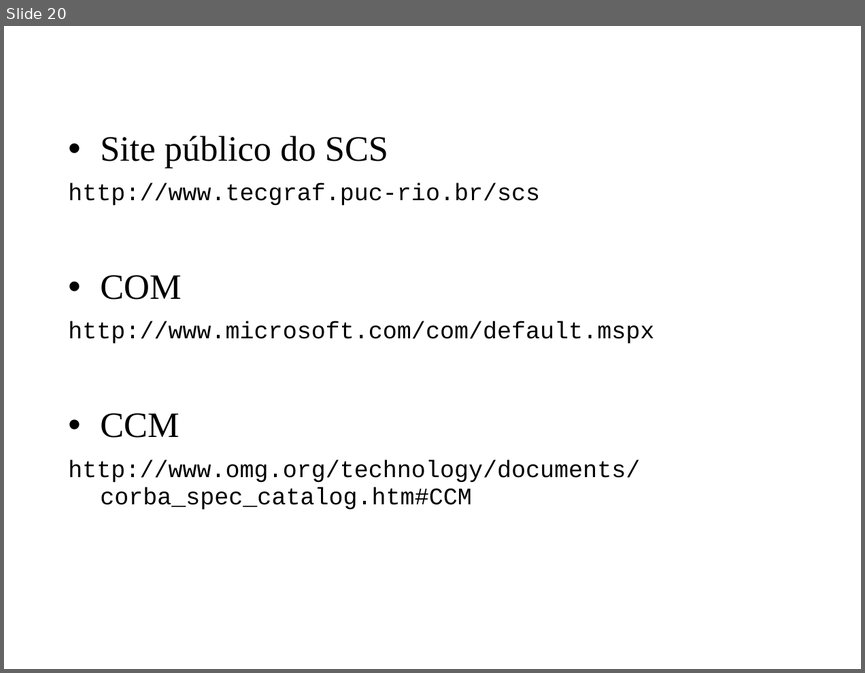
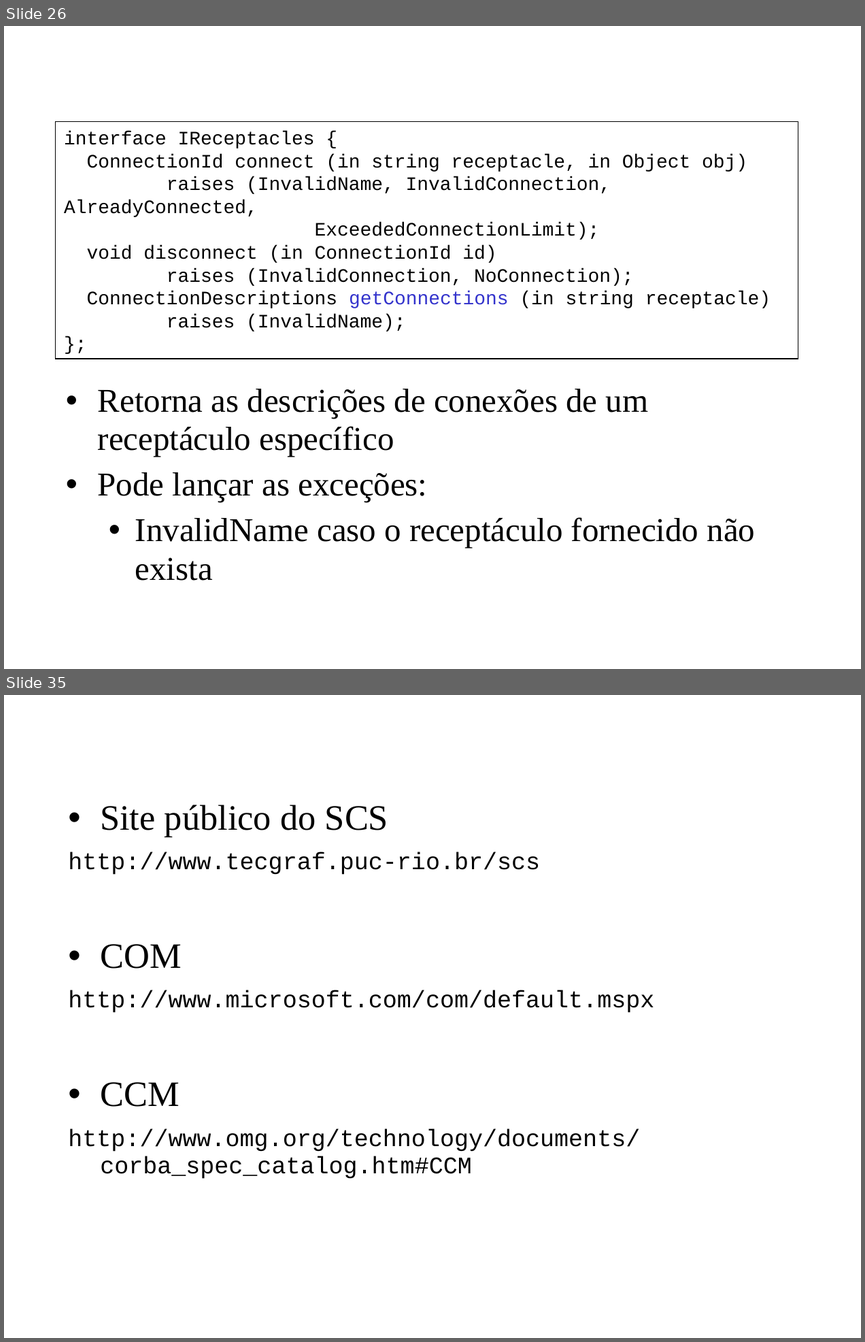
Before and after one commit to amadeubarbosa/openbus-core, a slide deck: docs/cursos/developer/7.SCS.ppt. Shown one above the other, each under a label of ours: slide 20 before the commit, slides 26 and 35 after it; the slides between them are not shown. The pictures are 865x673 and 865x1342 pixels, drawn with LibreOffice and Linux fonts; fonts in the diff are those of the drawing; background and template pictures are left out. Boxes give left, top, right and bottom in pixels: in the first picture for what was removed or moved away, otherwise in the second. Text is boxed around its words. In the diff, an @@ line names an element or a change of style, - is before the commit and + after.

```diff
--- a/docs/cursos/developer/7.SCS.ppt
+++ b/docs/cursos/developer/7.SCS.ppt
@@ slide 26 added at bbox=[4, 26, 861, 669], background #FFFFFF @@
@@ text added at bbox=[66, 26, 794, 99], 28 pt, text #FFFFFF, bold @@
+Faceta IReceptacles
@@ rectangle added at bbox=[56, 121, 798, 359], outline #000000 0.74 pt, 16 pt, text #000000 @@
+interface IReceptacles {
+ConnectionId connect (in string receptacle, in Object obj)
+raises (InvalidName, InvalidConnection, AlreadyConnected,
+ExceededConnectionLimit);
+void disconnect (in ConnectionId id)
+raises (InvalidConnection, NoConnection);
+ConnectionDescriptions getConnections (in string receptacle)
+raises (InvalidName);
+};
@@ text added at bbox=[98, 388, 755, 580], 28 pt, text #000000 @@
+• Retorna as descrições de conexões de um receptáculo específico
+• Pode lançar as exceções:
+  • InvalidName caso o receptáculo fornecido não exista
@@ what was slide 20 is now slide 35 @@
```
Also in this commit, not shown: 10 slides changed, 16 other slides added, 2 slides removed, 36 other files.
